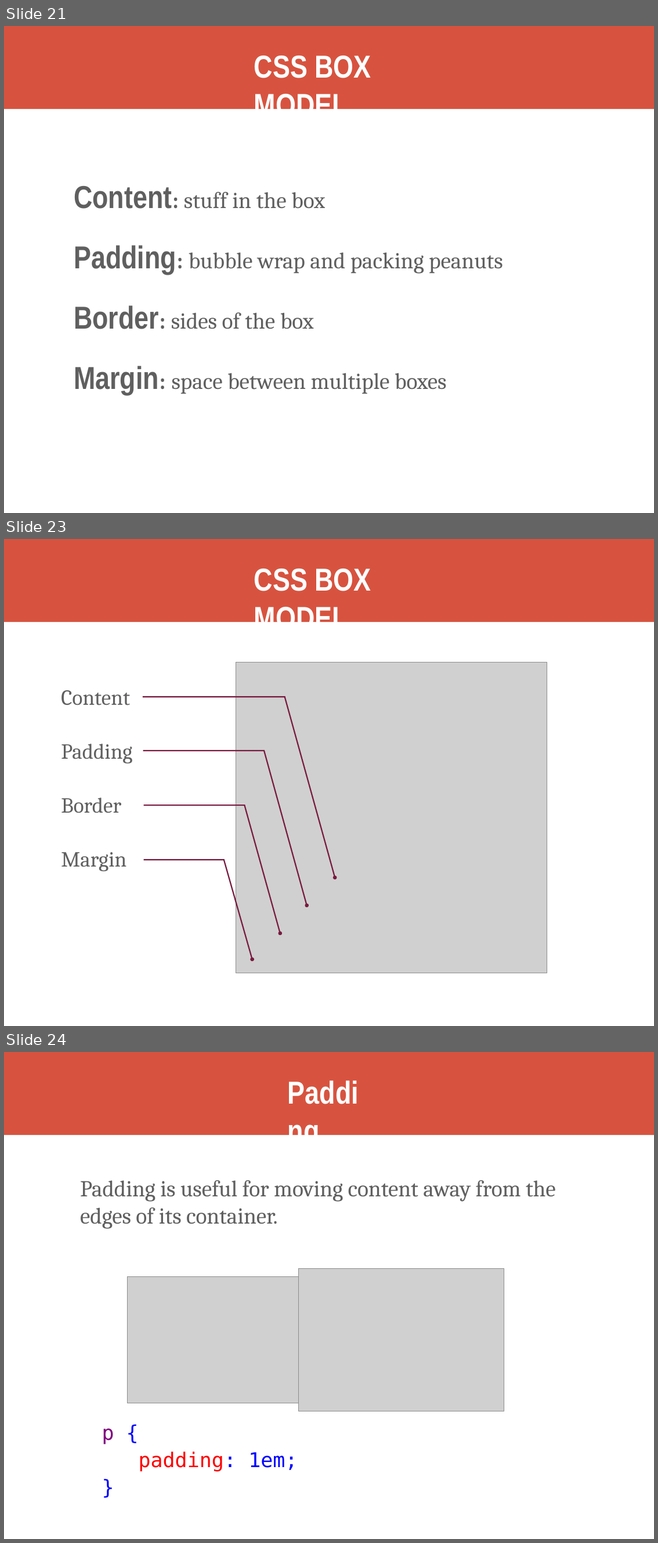
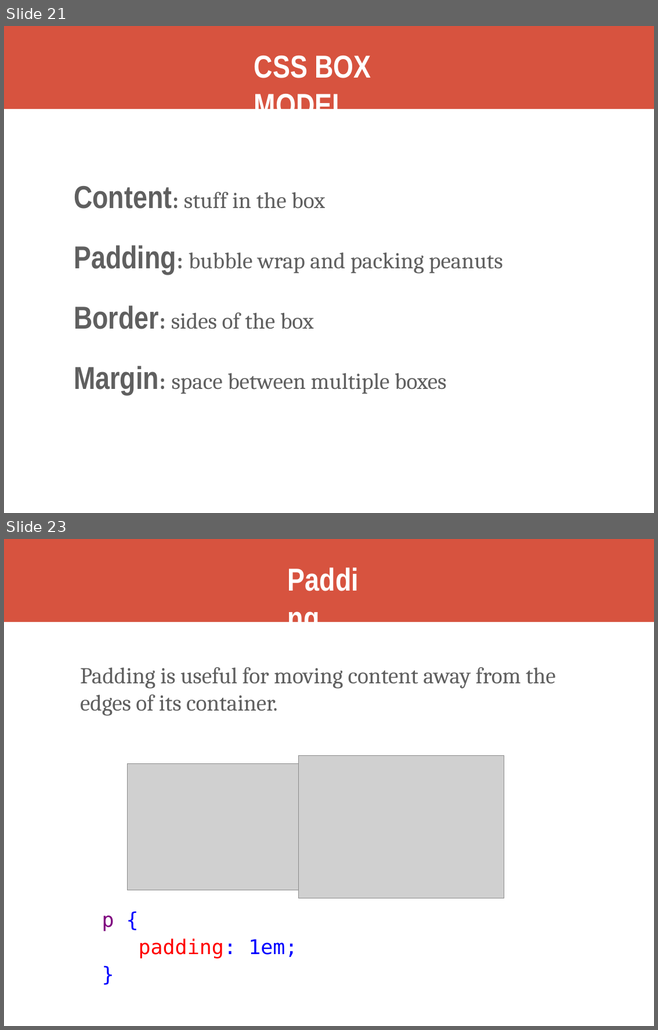
Before and after one commit to kweeket/kweeket.github.io, a slide deck: slides/week-3.pptx. Shown one above the other, each under a label of ours: slides 21, 23 and 24 before the commit, slides 21 and 23 after it; the slides between them are not shown. The pictures are 658x1543 and 658x1030 pixels, drawn with LibreOffice and Linux fonts; fonts in the diff are those of the drawing; grey boxes stand for pictures. Boxes give left, top, right and bottom in pixels: in the first picture for what was removed or moved away, otherwise in the second. Text is boxed around its words. In the diff, an @@ line names an element or a change of style, - is before the commit and + after.

```diff
--- a/slides/week-3.pptx
+++ b/slides/week-3.pptx
@@ slide 23 removed at [4, 539, 654, 1026], background #FFFFFF @@
@@ freeform shape removed at [4, 539, 654, 622] @@
@@ title removed at [254, 569, 371, 622] @@
-CSS BOX MODEL
@@ group removed at [61, 662, 547, 973]: 4 texts, 4 freeform shapes, 1 picture @@
-  Content
-  Padding
-  Border
-  Margin
@@ what was slide 24 is now slide 23 @@
```
Also in this commit, not shown: 1 slide changed, 4 other files.
